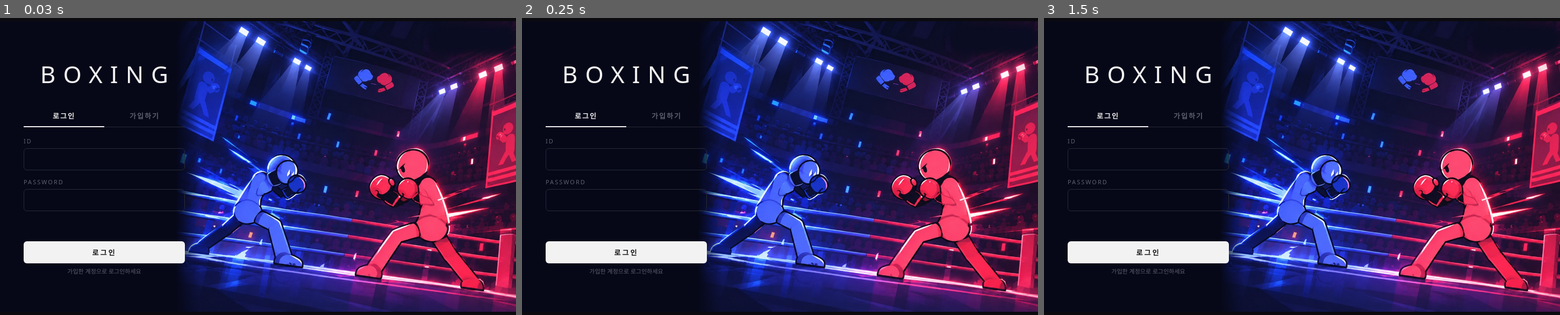
Above: before the commit, frames 1-3 (left to right).
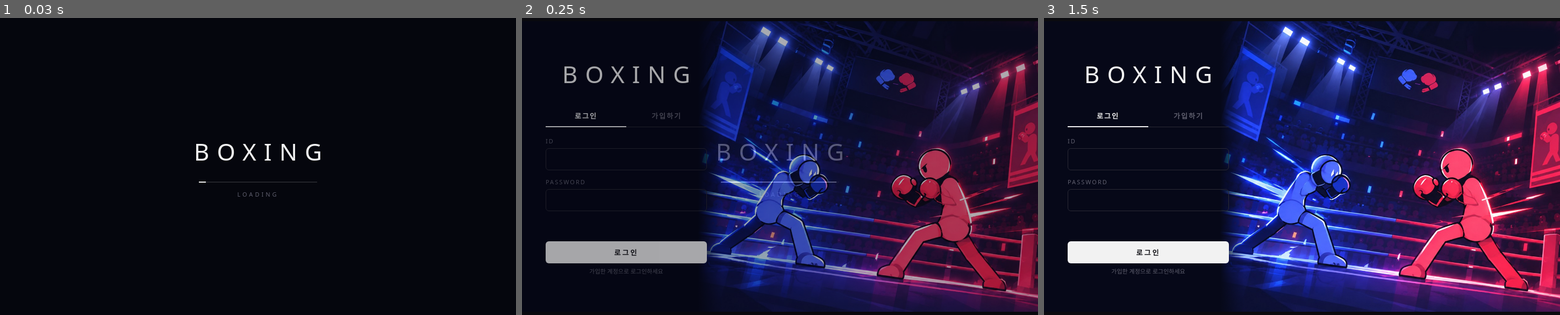
Above: after the commit, the same moments.

Repository: minjoon038-alt/boxing-game1
Game: browser game, page boxing.html
The game is run twice, just before and just after one commit, with the same random seed, the same clock (stepped at 60 frames per second) and the same inputs.
Inputs:
- Up to frame 1 (0.03 s): no input
- Up to frame 2 (0.25 s): no input
- Up to frame 3 (1.5 s): tap Space at 1.1 s

The runs differ from the first frame. In frame 1, 63% of the frame differs, in the area x 4-100%, y 1-99%; in frame 2, 34%; in frame 3, nothing differs.

Commit message:
Show a loading screen until all art is loaded (no skeleton fighters on slow connections)
Co-Authored-By: Claude Sonnet 5.5 <noreply@anthropic.com>

Diff:
--- a/boxing.html
+++ b/boxing.html
@@ -151,9 +151,17 @@
   #auth .msg{min-height:20px;margin-top:14px;font-size:13px;font-weight:600;text-align:center;color:#ff5a5f}
   #auth .msg.ok{color:#ffd166}
   #auth .hint{margin-top:6px;font-size:11px;color:#5f5f6e;text-align:center}
+  /* ----- 첫 로딩 화면: 그림/캐릭터가 모두 불러와지기 전에는 게임 화면(뼈대 캐릭터 등)이 보이지 않도록 덮어 둔다 ----- */
+  #boot{position:fixed;inset:0;z-index:99999;display:flex;flex-direction:column;align-items:center;justify-content:center;background:#05060d;font-family:system-ui,'Malgun Gothic','Apple SD Gothic Neo',sans-serif;color:#f2f2f2;transition:opacity .5s ease}
+  #boot.out{opacity:0;pointer-events:none}
+  #boot h1{margin:0 0 26px;font-weight:200;font-size:44px;letter-spacing:14px;padding-left:14px}
+  #boot .bar{width:220px;height:2px;background:rgba(255,255,255,.12);overflow:hidden}
+  #boot .bar i{display:block;height:100%;width:6%;background:#f2f2f2;transition:width .25s ease}
+  #boot .msg{margin-top:14px;font-size:11px;letter-spacing:4px;color:#5f5f6e}
 </style>
 </head>
 <body>
+<div id="boot"><h1>BOXING</h1><div class="bar"><i></i></div><div class="msg">LOADING</div></div>
 <div id="wrap">
   <canvas id="c" width="960" height="540"></canvas>
   <!-- 메인 화면: 로그인 후 가장 먼저 보이고, PLAY를 누르면 게임이 시작된다 -->
@@ -2023,6 +2031,32 @@
   requestAnimationFrame(frame);
 }
 requestAnimationFrame(frame);
+
+/* ---------- 첫 로딩: 필요한 그림이 모두 불러와질 때까지 로딩 화면(#boot)으로 덮어 둔다 ----------
+   배경 2장(메인/링) + 캐릭터 6장 + 글러브 2장. 느린 접속에서 뼈대 캐릭터나 빈 배경이 잠깐 보이지 않게 한다.
+   그림 하나가 실패하거나 너무 오래 걸려도(BOOT_MAX_MS) 게임은 열린다 — 이때만 예전 도형 캐릭터로 대신 그린다. */
+(function(){
+  const BOOT_MAX_MS = 20000, t0 = performance.now(), boot = document.getElementById('boot');
+  if(!boot) return;
+  const bar = boot.querySelector('.bar i'), msg = boot.querySelector('.msg');
+  const imgs = [];
+  for(const k in SPR) for(const c of ['blue', 'red']) imgs.push(SPR[k].img[c]);
+  for(const c of ['blue', 'red']) imgs.push(GLV.img[c]);
+  const settled = i => i.complete;                                   // 불러왔거나(성공) 실패했거나
+  const check = () => {
+    const done = imgs.filter(settled).length + (TB.img ? 1 : 0) + (BG.canvas ? 1 : 0), total = imgs.length + 2;
+    bar.style.width = Math.max(6, Math.round(100*done/total)) + '%';
+    const late = performance.now() - t0 > BOOT_MAX_MS;
+    if(done >= total || late){
+      boot.classList.add('out'); setTimeout(() => boot.remove(), 600);
+      if(late && done < total) console.warn('일부 그림을 불러오지 못했지만 게임을 엽니다 (' + done + '/' + total + ')');
+      return;
+    }
+    if(performance.now() - t0 > 6000) msg.textContent = 'LOADING… (연결이 느립니다)';
+    setTimeout(check, 60);
+  };
+  check();
+})();
 window.__boxingReady = true;
 </script>
 <script>
